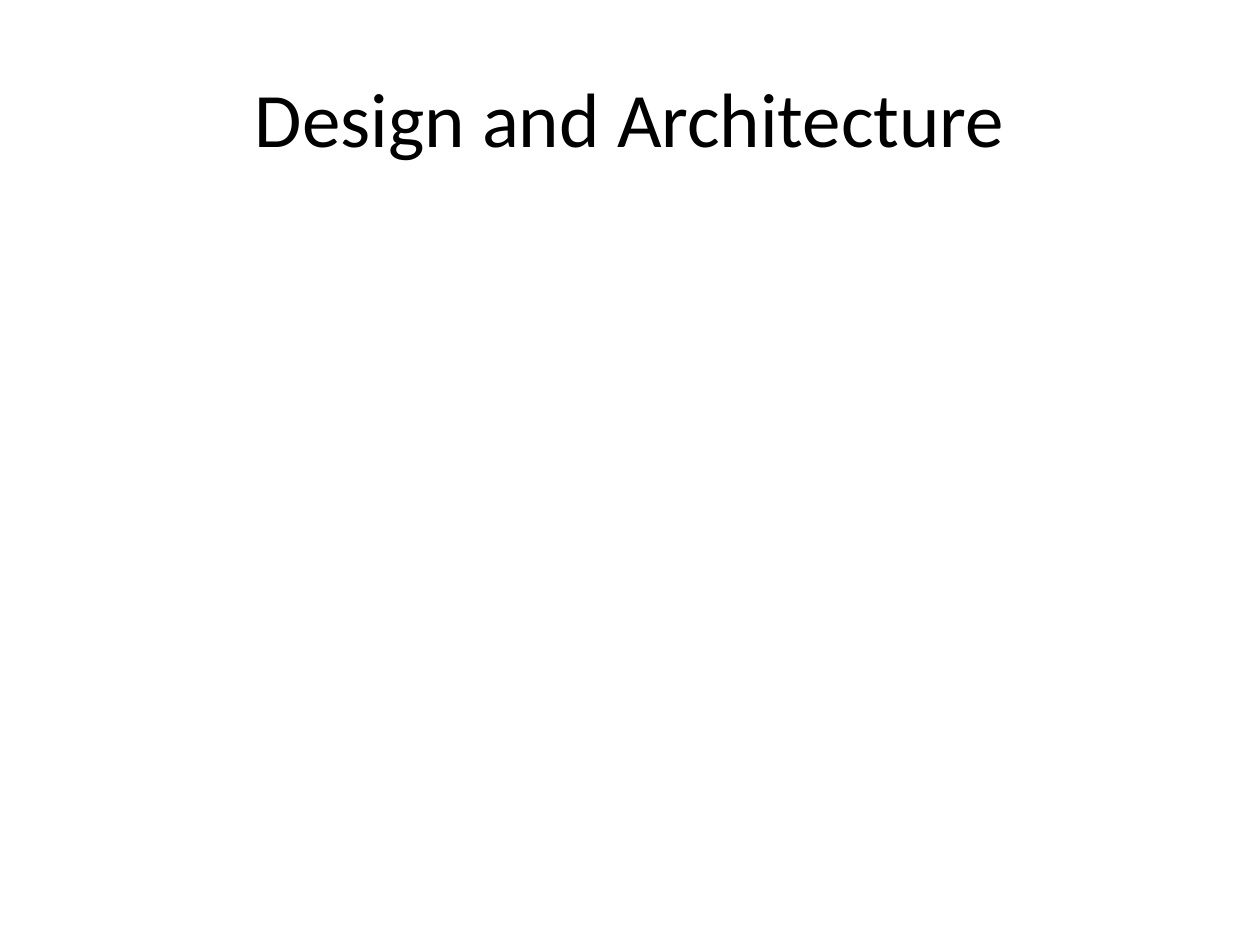
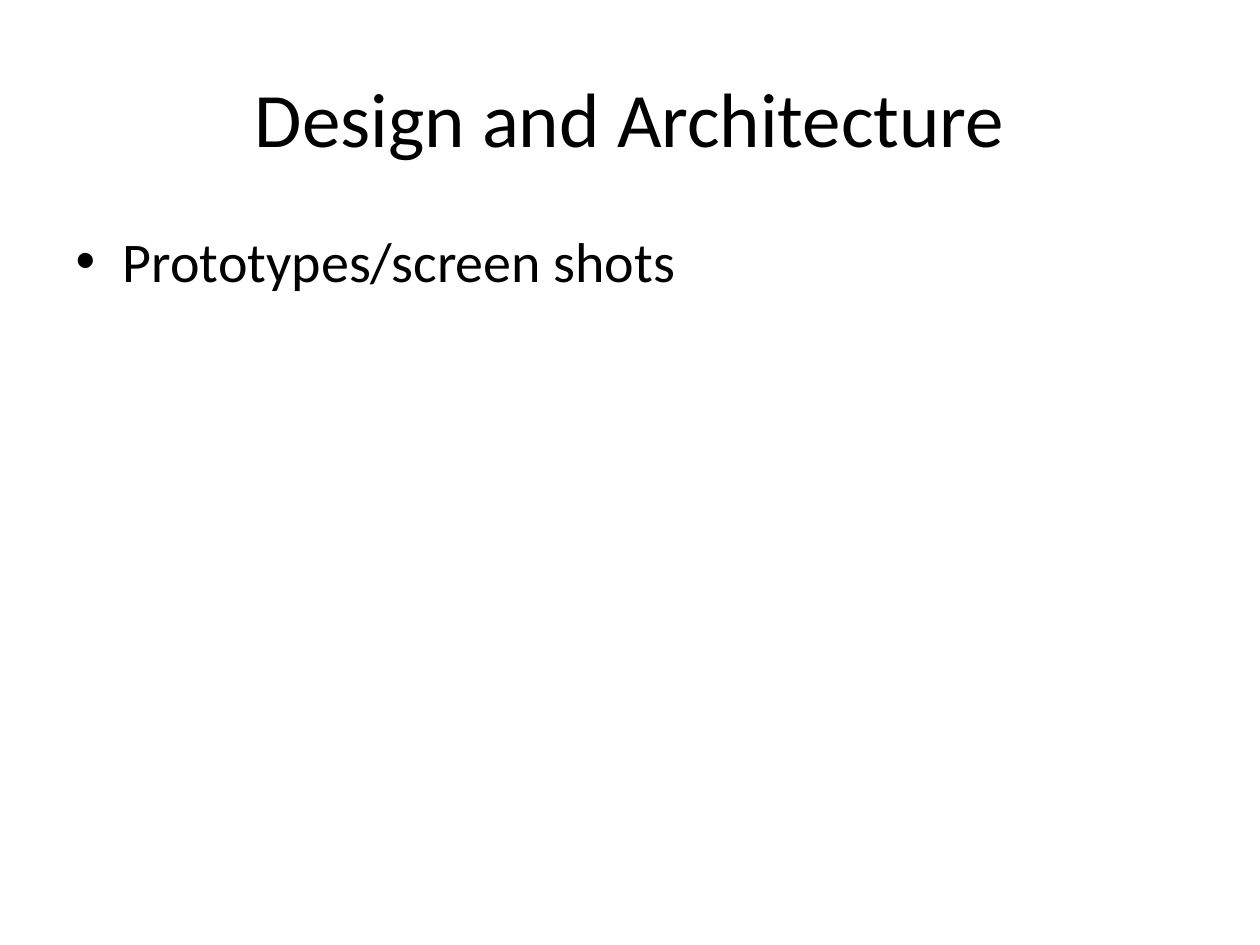
Before and after one commit to SDSMT-CSC/ECPMA, a slide deck: slide 7 of Documentation/Presentation1.pptx (slide 5 before the commit). Drawn at 1260x945 pixels with LibreOffice and Linux fonts; fonts in the diff are those of the drawing. Boxes give left, top, right and bottom in pixels: in the first picture for what was removed or moved away, otherwise in the second. Text is boxed around its words. In the diff, an @@ line names an element or a change of style, - is before the commit and + after.

```diff
--- a/Documentation/Presentation1.pptx
+++ b/Documentation/Presentation1.pptx
@@ text added at (x1=123, y1=243, x2=675, y2=291), 32 pt, text #000000 @@
+• Prototypes/screen shots
```
Also in this commit, not shown: 3 other slides changed, 2 slides added, 1 other file.
